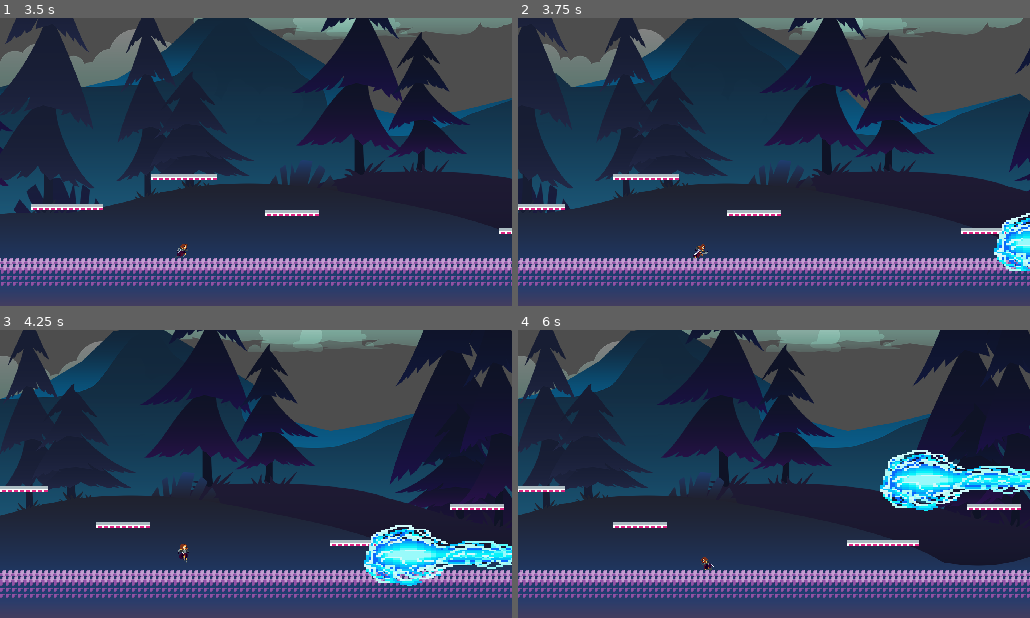
Above: before the commit, frames 1-4 (two rows, left to right).
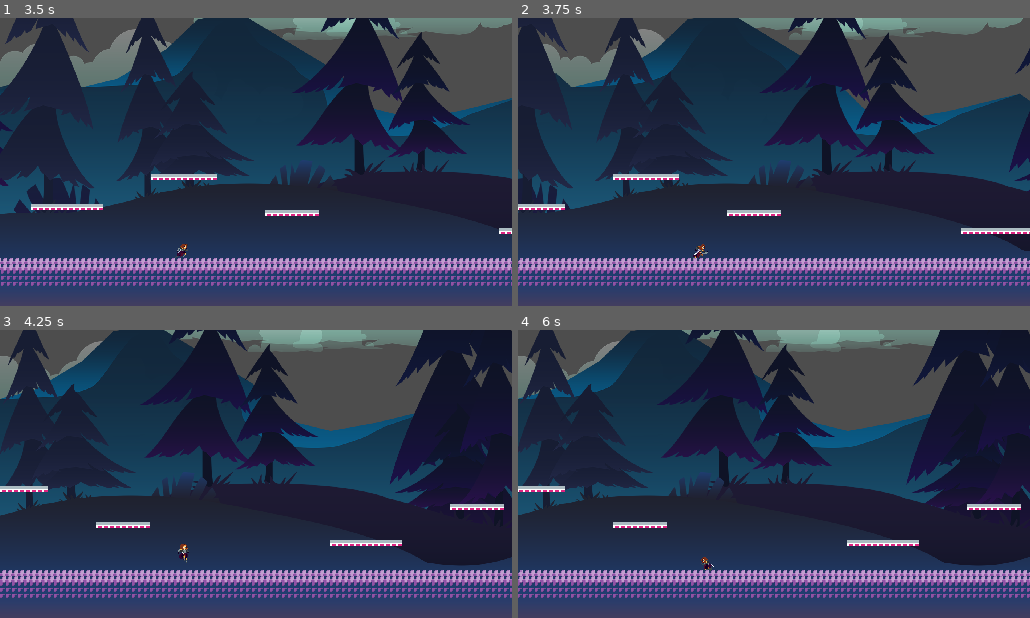
Above: after the commit, the same moments.

Repository: BaoQui/Pablo-s-Adventure
Game: Godot game, scene res://Level3.tscn
Two runs of this game, one before a commit and one after it. Both use one fixed random seed, a clock stepped at 60 frames per second and the inputs below. This scene is started directly instead of the project's main scene.
Inputs (mouse positions are in pixels of both pictures, inside the frame that each line leads up to):
- Up to frame 1 (3.5 s): tap Enter (ui_accept) at 0.5, 0.77, 1.52, 3.02 s; move the mouse to (368, 147) at 0.52 s; hold Right (ui_right) 0.53-2.03 s; click (368, 147) at 0.67 s; move the mouse to (153, 176) at 1.27 s; move the mouse to (307, 98) at 2.02 s; hold Left (ui_left) 2.03-2.78 s; move the mouse to (230, 219) at 2.77 s; hold Right (ui_right) from 2.78 s (still down); click (230, 219) at 2.92 s
- Up to frame 2 (3.75 s): keep holding Right (ui_right); move the mouse to (927, 205) at 3.52 s
- Up to frame 3 (4.25 s): keep holding Right (ui_right); tap Enter (ui_accept) at 3.77 s
- Up to frame 4 (6 s): move the mouse to (620, 430) at 4.27 s; release Right (ui_right) at 4.28 s; hold Left (ui_left) 4.28-5.03 s; tap Enter (ui_accept) at 4.52 s; move the mouse to (799, 474) at 5.02 s; hold Right (ui_right) 5.03-5.78 s; click (799, 474) at 5.17 s; move the mouse to (697, 402) at 5.77 s; hold Left (ui_left) from 5.78 s (still down)

Frame 1 is identical in both runs. In frame 2, 1.0% of the frame differs, in the area x 92-100%, y 67-88%; in frame 3, 3.3%; in frame 4, 3.4%, in the area x 70-100%, y 41-63%.

Commit message:
fixed laser

Diff:
--- a/LaserBeam.tscn
+++ b/LaserBeam.tscn
@@ -7,6 +7,8 @@
 size = Vector2(124.5, 39)
 
 [node name="LaserBeam" type="Area2D"]
+collision_layer = 3
+collision_mask = 3
 script = ExtResource("1_5wvum")
 
 [node name="CollisionShape2D" type="CollisionShape2D" parent="."]
@@ -14,6 +16,7 @@
 shape = SubResource("RectangleShape2D_yqymq")
 
 [node name="Sprite2D" type="Sprite2D" parent="."]
-position = Vector2(445.5, 150.5)
+position = Vector2(700, 150.5)
 scale = Vector2(0.160556, 0.116809)
 texture = ExtResource("2_iwnfa")
+offset = Vector2(200, 0)
--- a/Level3.tscn
+++ b/Level3.tscn
@@ -1124,8 +1124,10 @@
 shape = SubResource("CircleShape2D_annok")
 
 [node name="MoveTimer" type="Timer" parent="EyeBoss"]
+wait_time = 3.0
 one_shot = true
 
 [node name="ShootTimer" type="Timer" parent="EyeBoss"]
+wait_time = 3.0
 
 [connection signal="body_entered" from="Player/PunchHitbox" to="Player" method="_on_punch_hitbox_body_entered"]
